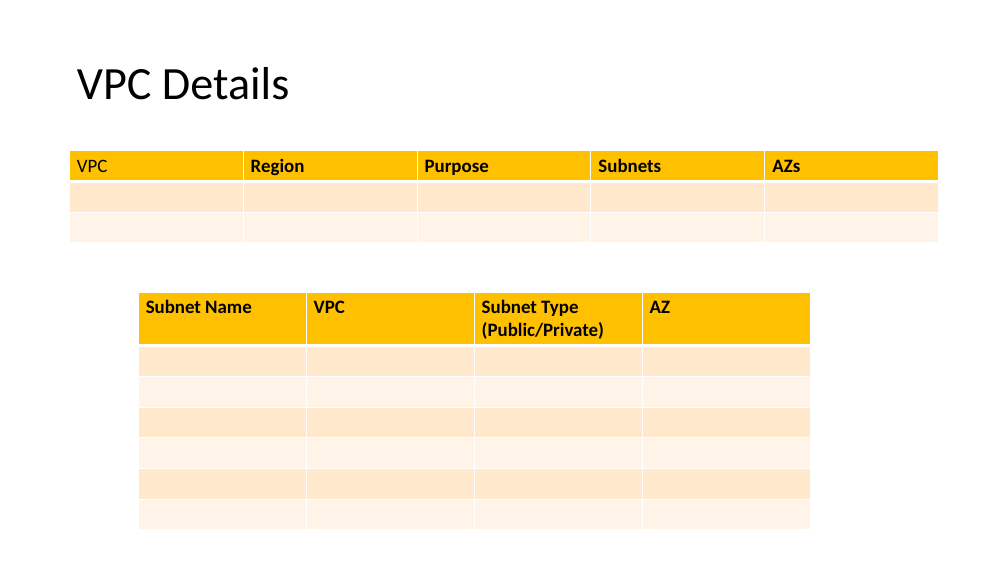
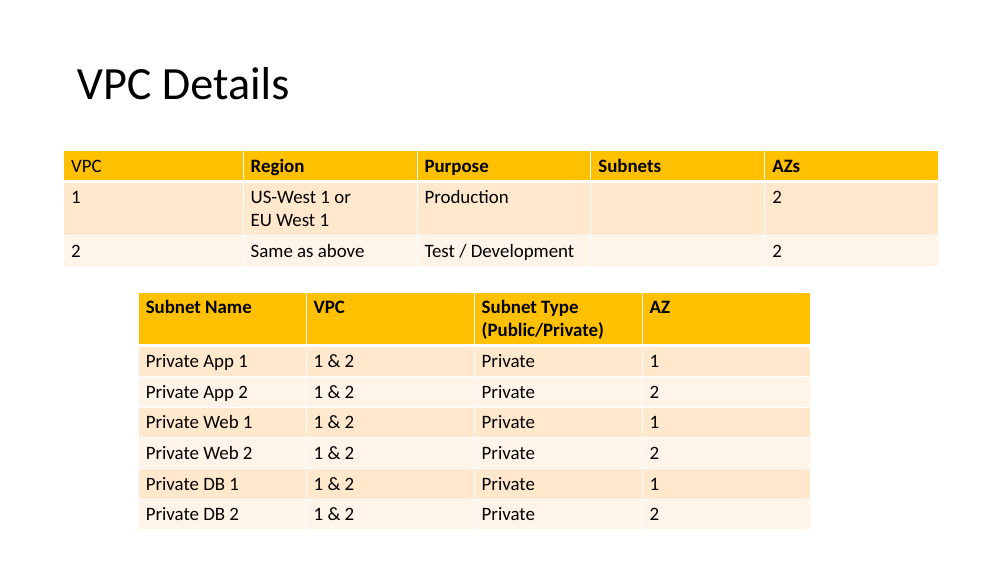
Before and after one commit to WilliamCareySemiColon/college_y3, a slide deck: slide 2 of Cloud_Computing/Labs/Assignment/part 2/Cloud-Computing-Assignment-2.pptx. Drawn at 1008x567 pixels with LibreOffice and Linux fonts; fonts in the diff are those of the drawing. Boxes give left, top, right and bottom in pixels: in the first picture for what was removed or moved away, otherwise in the second. Text is boxed around its words. In the diff, an @@ line names an element or a change of style, - is before the commit and + after.

```diff
--- a/Cloud_Computing/Labs/Assignment/part 2/Cloud-Computing-Assignment-2.pptx
+++ b/Cloud_Computing/Labs/Assignment/part 2/Cloud-Computing-Assignment-2.pptx
@@ table at (64, 151, 939, 265) @@
-row 2:  |  |  |  | 
+row 2: 1 | US-West 1 or / EU West 1 | Production |  | 2
-row 3:  |  |  |  | 
+row 3: 2 | Same as above | Test / Development |  | 2
@@ table: place and size @@
-table at (70, 151, 939, 243)
+table at (64, 151, 939, 265)
@@ table at (138, 292, 810, 529) @@
-row 2:  |  |  | 
+row 2: Private App 1 | 1 & 2 | Private | 1
-row 3:  |  |  | 
+row 3: Private App 2 | 1 & 2 | Private | 2
-row 4:  |  |  | 
+row 4: Private Web 1 | 1 & 2 | Private | 1
-row 5:  |  |  | 
+row 5: Private Web 2 | 1 & 2 | Private | 2
-row 6:  |  |  | 
+row 6: Private DB 1 | 1 & 2 | Private | 1
-row 7:  |  |  | 
+row 7: Private DB 2 | 1 & 2 | Private | 2
```
Also in this commit, not shown: 1 other slide changed, 3 other files.
